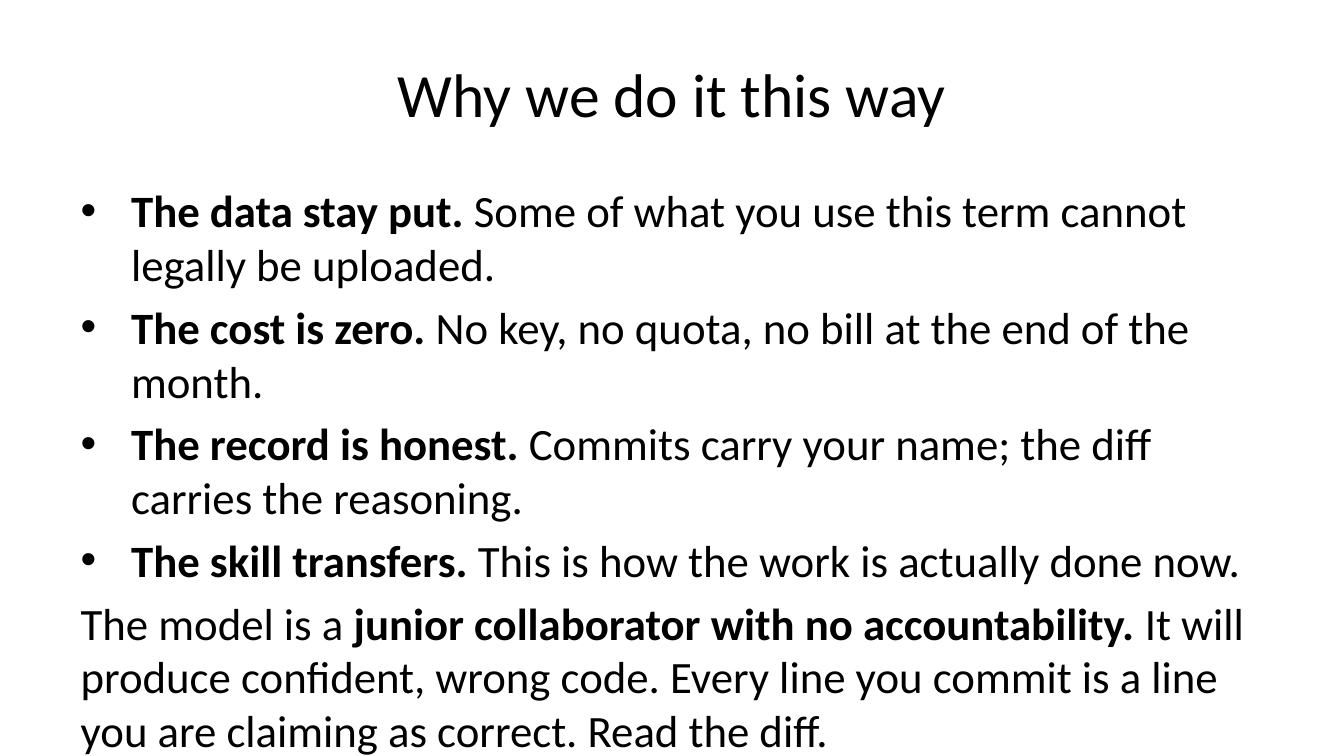
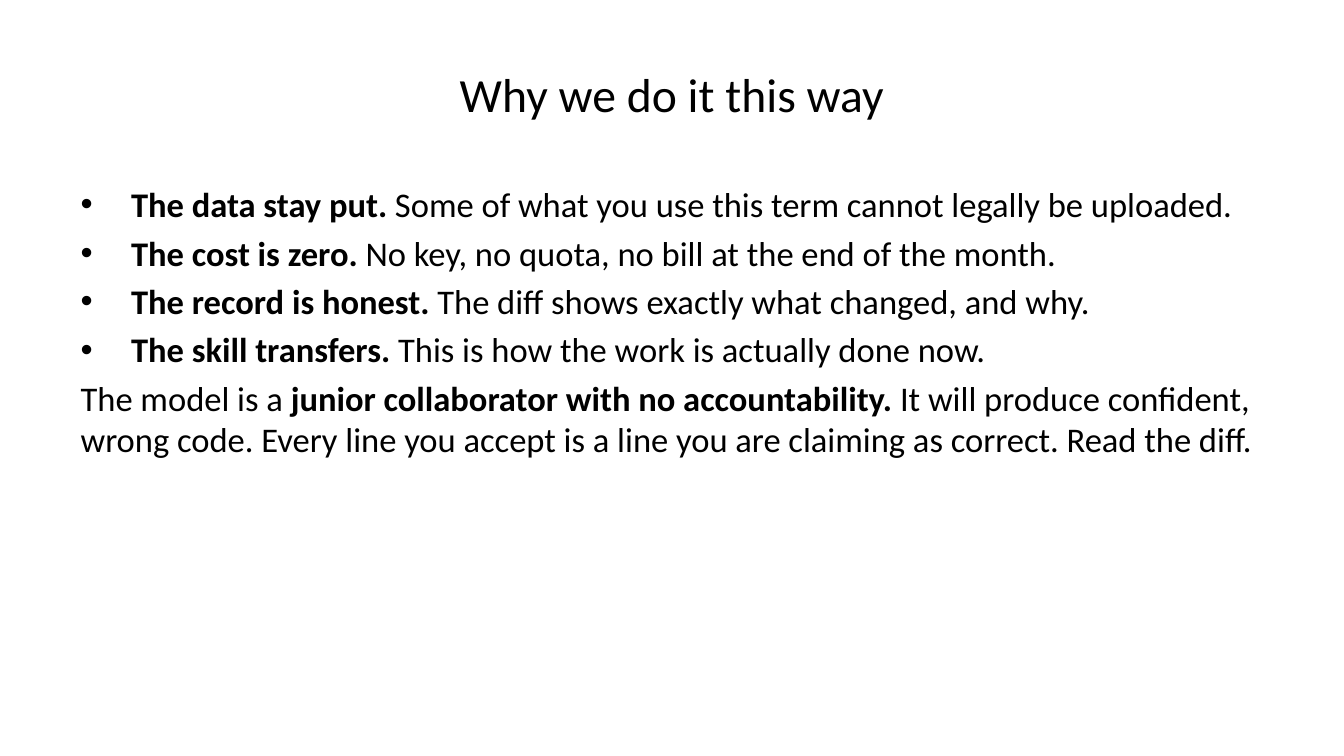
Before and after one commit to warint/quantitative-methods, a slide deck: slide 41 of 01-foundations-scenarios-and-tools/00-pre-session/slides-welcome-and-setup.pptx (slide 53 before the commit). Drawn at 1344x756 pixels with LibreOffice and Linux fonts; fonts in the diff are those of the drawing. Boxes give left, top, right and bottom in pixels: in the first picture for what was removed or moved away, otherwise in the second. Text is boxed around its words. In the diff, an @@ line names an element or a change of style, - is before the commit and + after.

```diff
--- a/01-foundations-scenarios-and-tools/00-pre-session/slides-welcome-and-setup.pptx
+++ b/01-foundations-scenarios-and-tools/00-pre-session/slides-welcome-and-setup.pptx
@@ title "Why we do it this ..." at [460, 79, 884, 120]: size 33 to 25.5 pt @@
@@ text at [131, 192, 1232, 368]: size 24 to 18.5 pt in "The data stay put. Some of what ...", "The cost is zero. No key, no ...", "The skill transfers. This is how the ..."; less space between paragraphs @@
@@ text at [131, 289, 1089, 320]: text changed; size 24 to 18.5 pt @@
-• The record is honest. Commits carry your name; the diff carries the reasoning.
+• The record is honest. The diff shows exactly what changed, and why.
@@ text at [81, 386, 1252, 458]: text changed; size 24 to 18.5 pt @@
-The model is a junior collaborator with no accountability. It will produce confident, wrong code. Every line you commit is a line you are claiming as correct. Read the diff.
+The model is a junior collaborator with no accountability. It will produce confident, wrong code. Every line you accept is a line you are claiming as correct. Read the diff.
```
Also in this commit, not shown: 46 other slides changed, 12 slides removed, 44 other files.
